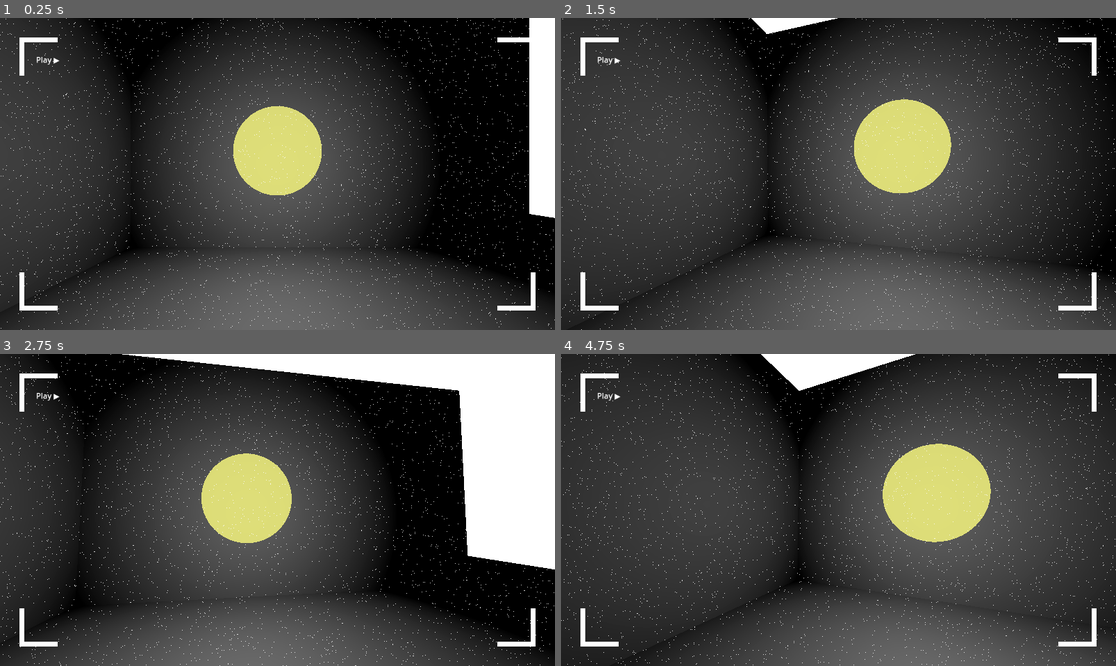
Above: before the commit, frames 1-4 (two rows, left to right).
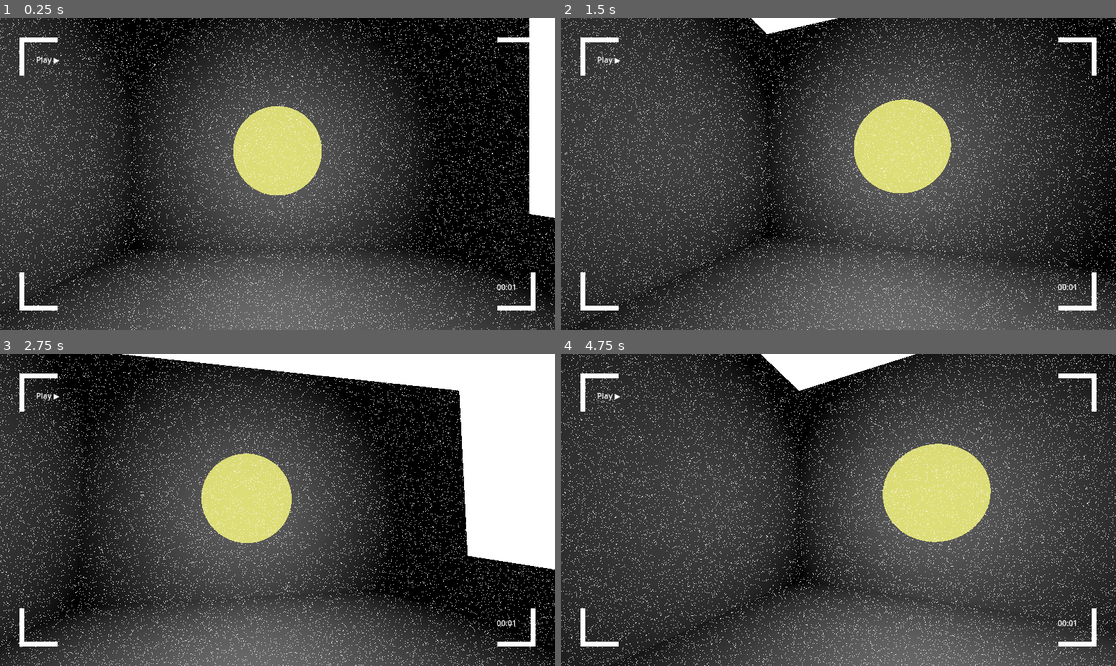
Above: after the commit, the same moments.

Repository: Stormn13/godot-camera-fx-showcase
Game: Godot game, scene res://scenes/node_3d.tscn
The game is run twice, just before and just after one commit, with the same random seed, the same clock (stepped at 60 frames per second) and the same inputs.
Inputs (mouse positions are in pixels of both pictures, inside the frame that each line leads up to):
- Up to frame 1 (0.25 s): no input
- Up to frame 2 (1.5 s): move the mouse to (866, 174) at 0.52 s; move the mouse to (810, 174) at 1.27 s
- Up to frame 3 (2.75 s): move the mouse to (288, 503) at 2.02 s
- Up to frame 4 (4.75 s): move the mouse to (832, 516) at 2.77 s; move the mouse to (877, 513) at 3.52 s; move the mouse to (794, 506) at 4.27 s

The runs differ from the first frame. In frame 1, 3.8% of the frame differs, in the area x 0-100%, y 0-100%; in frame 2, 3.9%; in frame 3, 3.3%; in frame 4, 3.9%.

Commit message:
timer added

Diff:
--- a/scenes/node_3d.tscn
+++ b/scenes/node_3d.tscn
@@ -72,6 +72,7 @@
 offset_bottom = 40.0
 
 [node name="ColorRect2" type="ColorRect" parent="CanvasLayer/border"]
+layout_mode = 0
 offset_left = 40.0
 offset_top = 40.0
 offset_right = 120.0
@@ -85,36 +86,42 @@
 offset_bottom = 50.0
 
 [node name="ColorRect4" type="ColorRect" parent="CanvasLayer/border"]
+layout_mode = 0
 offset_left = 40.0
 offset_top = 528.0
 offset_right = 50.0
 offset_bottom = 608.0
 
 [node name="ColorRect5" type="ColorRect" parent="CanvasLayer/border"]
+layout_mode = 0
 offset_left = 1102.0
 offset_top = 528.0
 offset_right = 1112.0
 offset_bottom = 608.0
 
 [node name="ColorRect6" type="ColorRect" parent="CanvasLayer/border"]
+layout_mode = 0
 offset_left = 40.0
 offset_top = 50.0
 offset_right = 50.0
 offset_bottom = 120.0
 
 [node name="ColorRect7" type="ColorRect" parent="CanvasLayer/border"]
+layout_mode = 0
 offset_left = 1102.0
 offset_top = 50.0
 offset_right = 1112.0
 offset_bottom = 120.0
 
 [node name="ColorRect8" type="ColorRect" parent="CanvasLayer/border"]
+layout_mode = 0
 offset_left = 50.0
 offset_top = 598.0
 offset_right = 120.0
 offset_bottom = 608.0
 
 [node name="ColorRect9" type="ColorRect" parent="CanvasLayer/border"]
+layout_mode = 0
 offset_left = 1032.0
 offset_top = 598.0
 offset_right = 1102.0
@@ -135,3 +142,11 @@
 bbcode_enabled = true
 text = "Play ▶"
 tab_size = 6
+
+[node name="timer" type="RichTextLabel" parent="CanvasLayer/text"]
+layout_mode = 0
+offset_left = 1031.0
+offset_top = 547.0
+offset_right = 1091.0
+offset_bottom = 587.0
+text = "00:01"
--- a/scripts/random_bridge.gd
+++ b/scripts/random_bridge.gd
@@ -2,7 +2,7 @@
 var random_value: float
 @onready var glitch_rect := $CanvasLayer/ColorRect
 @onready var shader_mat := glitch_rect.material as ShaderMaterial
-@export_range(0.0, 1) var intensity: float = 0.99
+@export_range(0.0, 1) var intensity: float = 0.95
 func _process(delta: float) -> void:
 	random_value = randf()
 	shader_mat.set_shader_parameter("random_value" , random_value)
